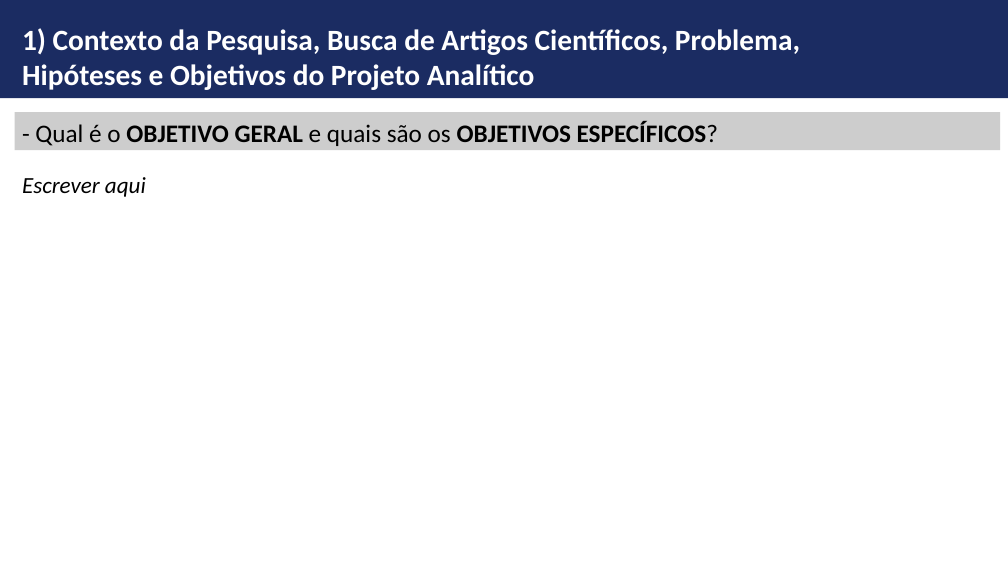
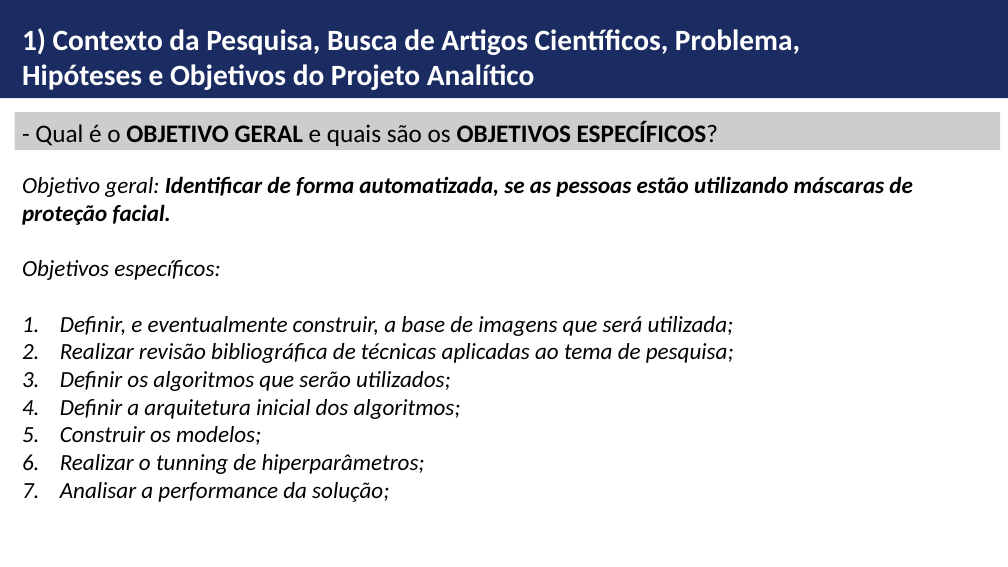
Before and after one commit to ldaniel/Challenges-Requirements-Analytical-Projects, a slide deck: slide 6 of presentation/FGV-MBA - Monografia - Detecção de Máscara Facial.pptx. Drawn at 1008x567 pixels with LibreOffice and Linux fonts; fonts in the diff are those of the drawing; background and template pictures are left out. Boxes give left, top, right and bottom in pixels: in the first picture for what was removed or moved away, otherwise in the second. Text is boxed around its words. In the diff, an @@ line names an element or a change of style, - is before the commit and + after.

```diff
--- a/presentation/FGV-MBA - Monografia - Detecção de Máscara Facial.pptx
+++ b/presentation/FGV-MBA - Monografia - Detecção de Máscara Facial.pptx
@@ text removed at bbox=[22, 177, 146, 197] @@
-Escrever aqui
@@ text added at bbox=[22, 176, 913, 502], 22 pt, text #000000, italic @@
+Objetivo geral: Identificar de forma automatizada, se as pessoas estão utilizando máscaras de proteção facial.
+Objetivos específicos:
+1. Definir, e eventualmente construir, a base de imagens que será utilizada;
+2. Realizar revisão bibliográfica de técnicas aplicadas ao tema de pesquisa;
+3. Definir os algoritmos que serão utilizados;
+4. Definir a arquitetura inicial dos algoritmos;
+5. Construir os modelos;
+6. Realizar o tunning de hiperparâmetros;
+7. Analisar a performance da solução;
```
Also in this commit, not shown: 1 other slide changed.
